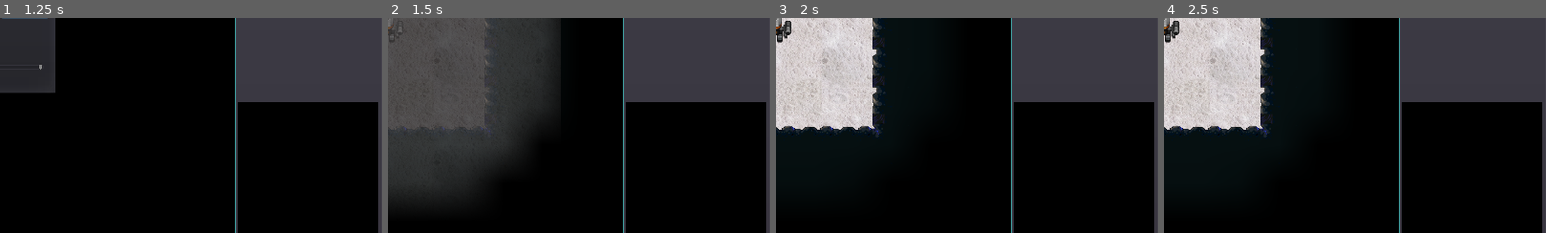
Above: before the commit, frames 1-4 (left to right).
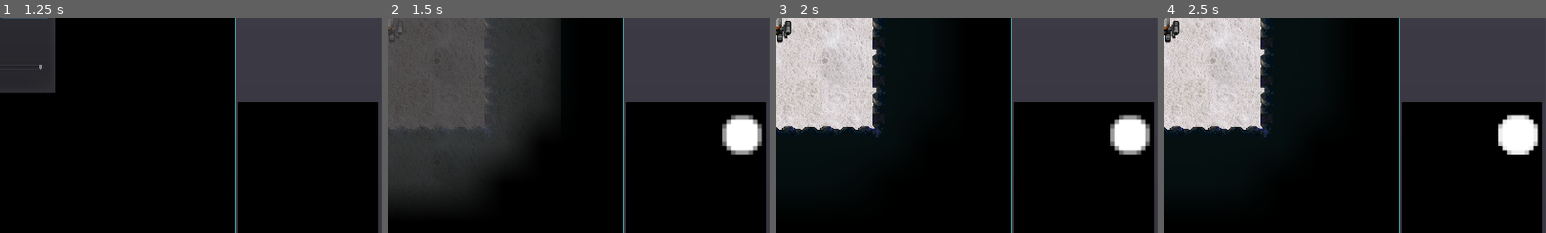
Above: after the commit, the same moments.

Repository: sarrowsmith/quasidroid
Game: Godot game, scene res://Main.tscn
Two runs of this game, one before a commit and one after it. Both use one fixed random seed, a clock stepped at 60 frames per second and the inputs below. Sound files missing from this copy of the repository are replaced by a short silence.
Inputs (mouse positions are % of the whole screen's width and height, from its top left):
- Up to frame 1 (1.25 s): click (53, 47) at 0.52 s; type "12" at 0.6 s
- Up to frame 2 (1.5 s): click "New from Seed" at 1.25 s
- Up to frame 3 (2 s): no input
- Up to frame 4 (2.5 s): tap Enter at 2 s; move the mouse to (72, 45) at 2.02 s; tap R at 2.1 s; click (72, 45) at 2.17 s; tap Space at 2.27 s
The pictures show only the part of the screen within x 50-100%, y 47-97%; the shares and areas given below are measured in that part.

Frame 1 is identical in both runs. In frame 2, 1.7% of the frame differs, in the area x 87-98%, y 44-64%; in frame 3, 1.7%; in frame 4, 1.7%.

Commit message:
Minimap shows explored area with no detail.

Diff:
--- a/Main.gd
+++ b/Main.gd
@@ -210,7 +210,7 @@
 	if dead == len(world.active_level.rogues):
 		if not world.active_level.state & Level.CLEAR:
 			world.active_level.state |= Level.CLEAR
-			world.set_minimap()
+			world.update_minimap()
 			world.check_end()
 
 
--- a/Main.tscn
+++ b/Main.tscn
@@ -681,7 +681,7 @@
 fit_content_height = true
 scroll_active = false
 
-[node name="MapTexture" type="TextureRect" parent="View/PanelR/Split/Map/Container"]
+[node name="MapImage" type="TextureRect" parent="View/PanelR/Split/Map/Container"]
 light_mask = 2
 margin_top = 25.0
 margin_right = 358.0
--- a/World.gd
+++ b/World.gd
@@ -10,12 +10,16 @@
 export(NodePath) var rogue_status_path
 export(NodePath) var log_path
 export(NodePath) var map_panel_path
+export(Vector2) var map_size = Vector2(352, 352)
 
 
 enum {INFO, STATUS, HELP}
 
-var Level_prototype = preload("res://levels/Level.tscn")
-var Player_prototype = preload("res://robots/Player.tscn")
+const Level_prototype = preload("res://levels/Level.tscn")
+const Player_prototype = preload("res://robots/Player.tscn")
+
+var map_image = Image.new()
+var map_texture = ImageTexture.new()
 
 onready var upper_panel = get_node(upper_panel_path)
 onready var lower_panel = get_node(lower_panel_path)
@@ -23,7 +27,7 @@
 onready var rogue_status_box = get_node(rogue_status_path)
 onready var log_box = get_node(log_path)
 onready var map_label = get_node(map_panel_path).find_node("MapLabel")
-onready var map_image = get_node(map_panel_path).find_node("MapImage")
+onready var map_control = get_node(map_panel_path).find_node("MapImage")
 onready var info_box = lower_panel.get_tab_control(INFO)
 onready var weapon_options = upper_panel.get_tab_control(INFO).find_node("Weapon")
 
@@ -46,6 +50,8 @@
 	var menu = weapon_options.get_popup()
 	menu.connect("index_pressed", self, "_on_Weapon_selected")
 	menu.show_on_top = true
+	map_image.create(map_size.x, map_size.y, false, Image.FORMAT_RGBAH)
+	map_image.fill(Color.black)
 
 
 # warning-ignore:shadowed_variable
@@ -69,7 +75,7 @@
 		active_level.set_visible(false)
 	level.generate()
 	active_level = level
-	set_minimap()
+	update_minimap()
 
 
 func set_value(name: String, value, is_player: bool):
@@ -93,6 +99,7 @@
 	set_value("Turn", display_turn , true)
 	if turn % 2:
 		log_info("\n[i]Turn %d[/i]" % display_turn)
+	update_minimap()
 
 
 func log_info(text: String):
@@ -251,8 +258,12 @@
 [b]Make your way to the surface before the systems reboot on turn %d.[/b]""" % target)
 
 
-func set_minimap():
+func update_minimap():
 	map_label.bbcode_text = "[color=%s]Level %s[/color]" % [state_colours[active_level.state], active_level.map_name]
+	map_image.copy_from(active_level.map_image)
+	map_image.resize(map_size.x, map_size.y, Image.INTERPOLATE_NEAREST)
+	map_texture.create_from_image(map_image)
+	map_control.texture = map_texture
 
 
 func load(file: File) -> String:
@@ -269,7 +280,7 @@
 	player.load(file)
 	log_box.bbcode_text = file.get_pascal_string()
 	active_level.set_visible(true)
-	set_minimap()
+	update_minimap()
 	return game_seed
 
 
--- a/levels/Level.gd
+++ b/levels/Level.gd
@@ -37,6 +37,8 @@
 var fog_texture = ImageTexture.new()
 var light_image = LightTexture.get_data()
 var light_offset = Vector2(LightTexture.get_width()/2, LightTexture.get_height()/2)
+var map_image = Image.new()
+
 
 func _ready():
 	prototypes = [
@@ -53,6 +55,7 @@
 	fog.scale *= CELL_SIZE
 	light_image.convert(Image.FORMAT_RGBAH)
 	update_fog_image_texture()
+	map_image.copy_from(fog_image)
 
 
 func is_clear() -> bool:
@@ -266,7 +269,7 @@
 		if ap and not ap.active:
 			return false
 	state |= RESET
-	world.set_minimap()
+	world.update_minimap()
 	for lift in lifts:
 		if lift.to:
 			lift.unlock()
@@ -352,6 +355,7 @@
 func update_fog_image_texture():
 	fog_texture.create_from_image(fog_image)
 	fog.texture = fog_texture
+	map_image.copy_from(fog_image)
 
 
 func find_level(level_name: String) -> Level:
